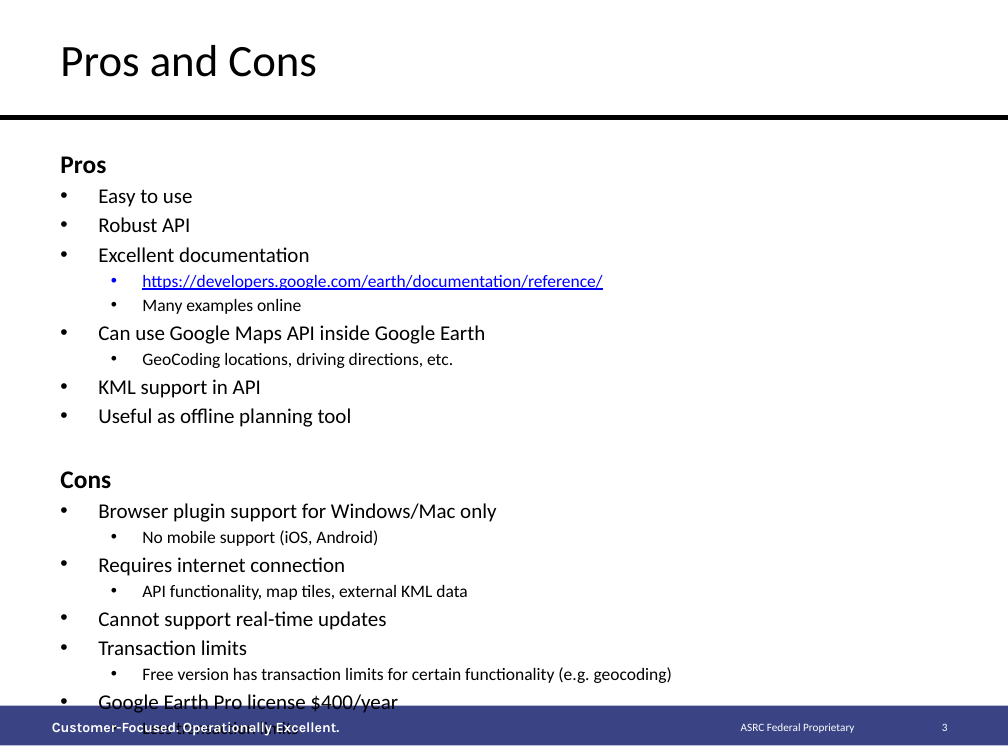
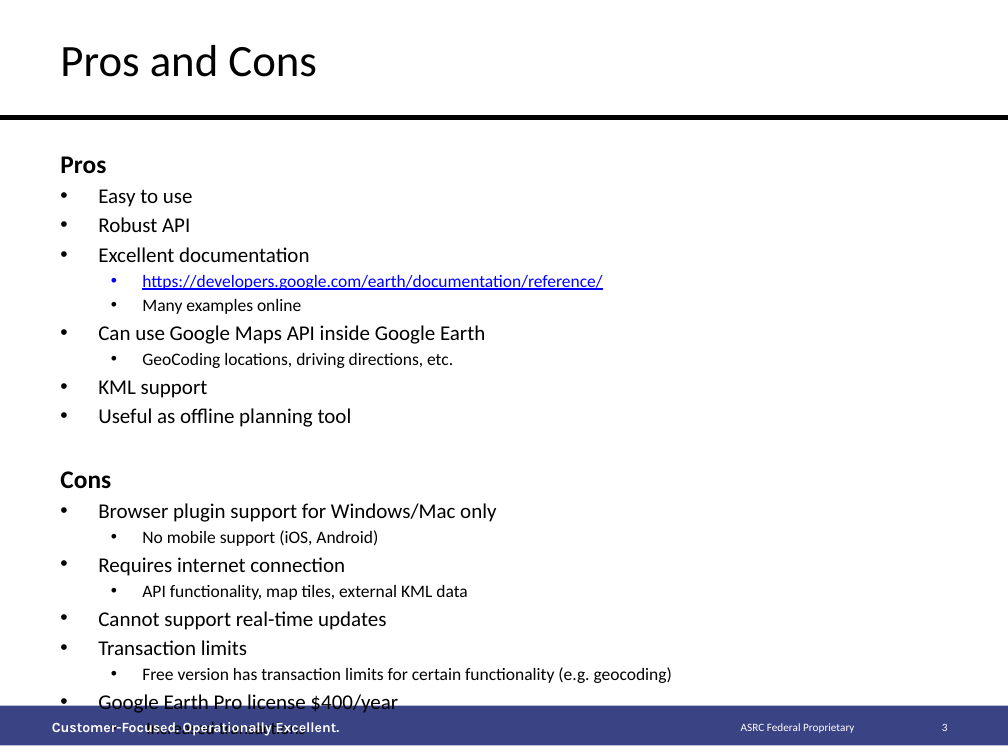
Before and after one commit to MissionSE/Initiatives, a slide deck: slide 3 of GoogleEarth/Google Earth Initiative.pptx. Drawn at 1008x756 pixels with LibreOffice and Linux fonts; fonts in the diff are those of the drawing; background and template pictures are left out. Boxes give left, top, right and bottom in pixels: in the first picture for what was removed or moved away, otherwise in the second. Text is boxed around its words. In the diff, an @@ line names an element or a change of style, - is before the commit and + after.

```diff
--- a/GoogleEarth/Google Earth Initiative.pptx
+++ b/GoogleEarth/Google Earth Initiative.pptx
@@ text at [98, 380, 208, 398]: text changed @@
-• KML support in API
+• KML support
@@ text at [146, 722, 306, 736]: text changed @@
-  • Less transaction limits
+  • Increased transactions
```
Also in this commit, not shown: 3 other slides changed, 12 other files.
